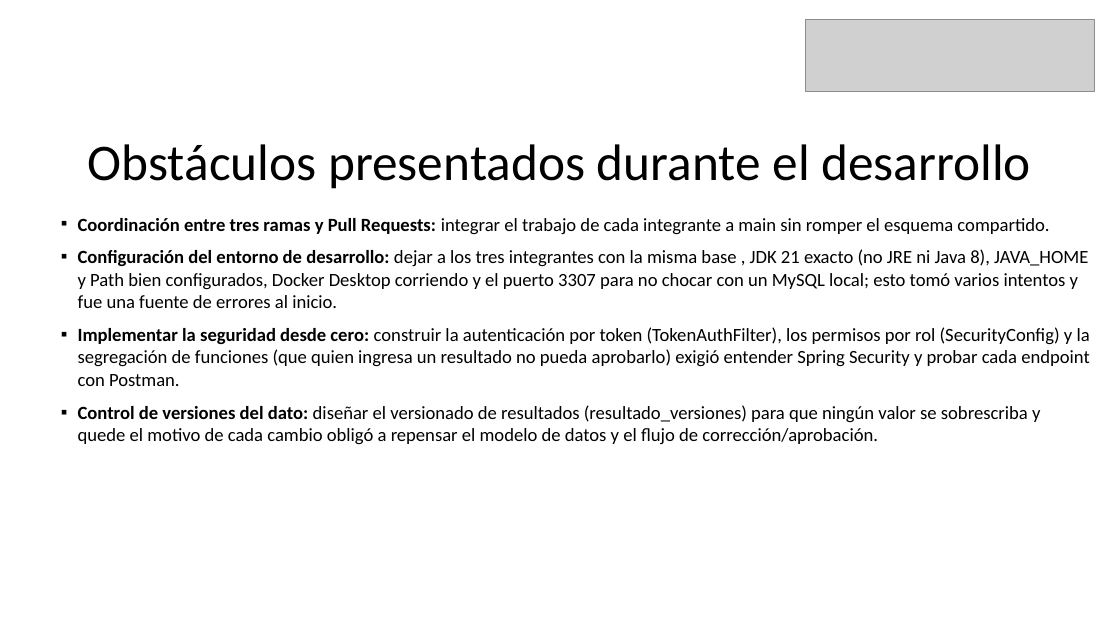
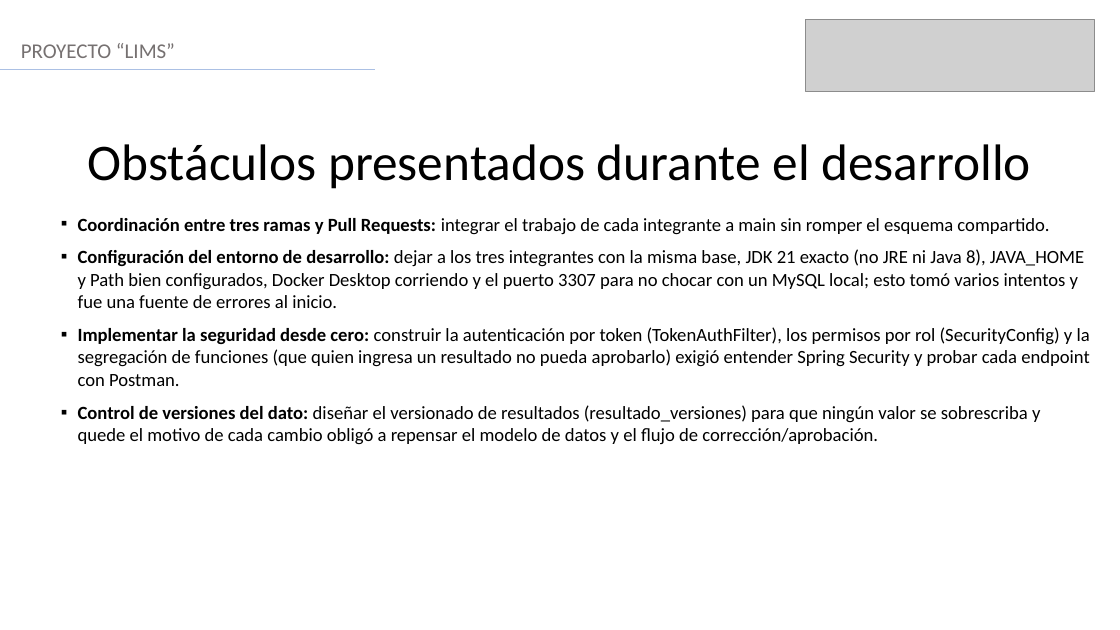
Before and after one commit to NicolasCardenas1/ConectaGo, a slide deck: slide 16 of Fase 3/Evidencias grupales/Presentación Final del proyecto (Español).pptx (slide 15 before the commit). Drawn at 1120x630 pixels with LibreOffice and Linux fonts; fonts in the diff are those of the drawing; grey boxes stand for pictures. Boxes give left, top, right and bottom in pixels: in the first picture for what was removed or moved away, otherwise in the second. Text is boxed around its words. In the diff, an @@ line names an element or a change of style, - is before the commit and + after.

```diff
--- a/Fase 3/Evidencias grupales/Presentación Final del proyecto (Español).pptx
+++ b/Fase 3/Evidencias grupales/Presentación Final del proyecto (Español).pptx
@@ text added at [21,43,175,58], 18 pt, text #767171 @@
+PROYECTO “LIMS”
@@ line added from (0, 70) to (376, 70), #ABC0E4 1.25 pt @@
@@ text at [78,249,1084,308]: spaces changed @@
-▪ Configuración del entorno de desarrollo: dejar a los tres integrantes con la misma base , JDK 21 exacto (no JRE ni Java 8), JAVA_HOME y Path bien configurados, Docker Desktop corriendo y el puerto 3307 para no chocar con un MySQL local; esto tomó varios intentos y fue una fuente de errores al inicio.
+▪ Configuración del entorno de desarrollo: dejar a los tres integrantes con la misma base, JDK 21 exacto (no JRE ni Java 8), JAVA_HOME y Path bien configurados, Docker Desktop corriendo y el puerto 3307 para no chocar con un MySQL local; esto tomó varios intentos y fue una fuente de errores al inicio.
```
Also in this commit, not shown: 5 other slides changed, 1 slide added, 1 other file.
